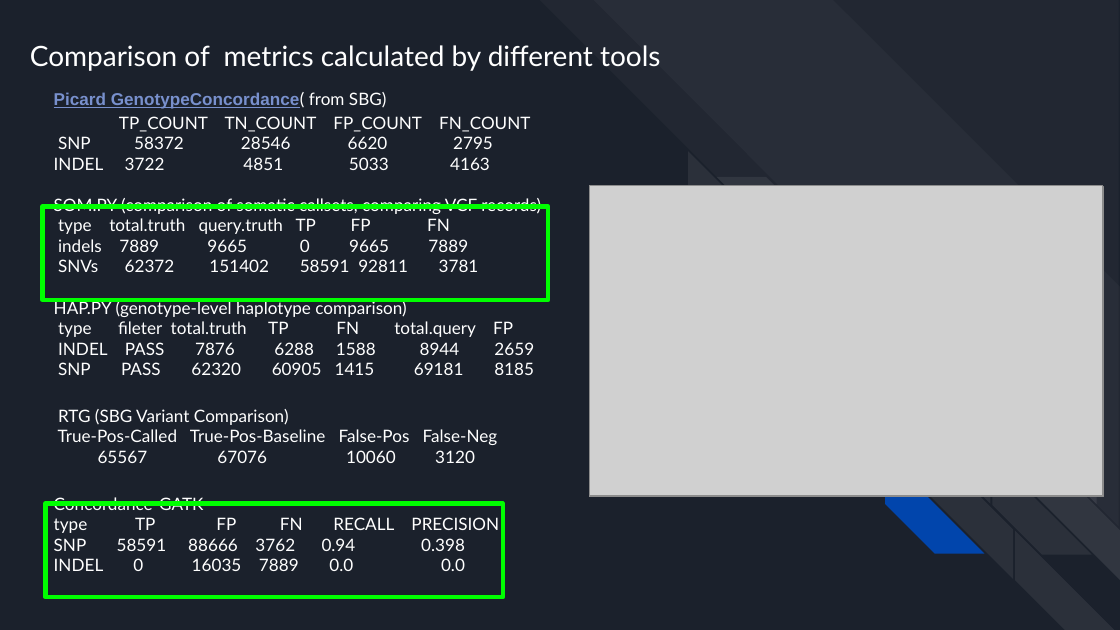
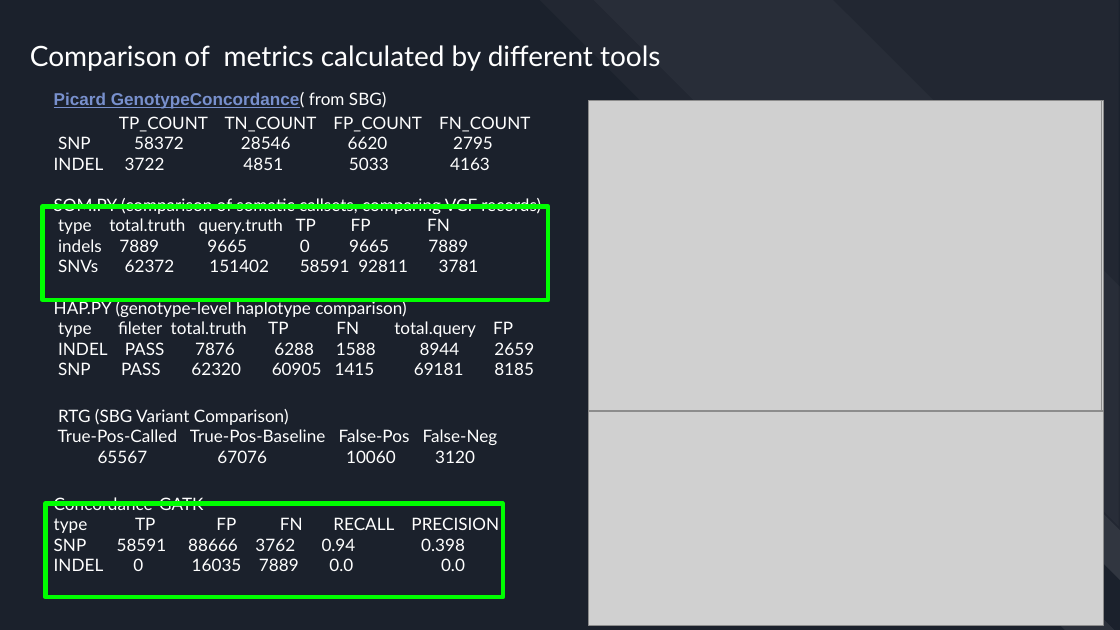
Before and after one commit to github-storage/Genome_Informatics_project, a slide deck: slide 11 of VCF comparasion.pptx. Drawn at 1120x630 pixels with LibreOffice and Linux fonts; fonts in the diff are those of the drawing; grey boxes stand for pictures. Boxes give left, top, right and bottom in pixels: in the first picture for what was removed or moved away, otherwise in the second. Text is boxed around its words. In the diff, an @@ line names an element or a change of style, - is before the commit and + after.

Commit message:
Add files via upload
Update to presentation (changes on slides 11,12)

```diff
--- a/VCF comparasion.pptx
+++ b/VCF comparasion.pptx
@@ picture: place and size @@
-picture at [589, 186, 1102, 496]
+picture at [588, 101, 1101, 411]
@@ picture: place and size @@
-picture at [589, 187, 1103, 497]
+picture at [589, 100, 1103, 410]
@@ diag stripe removed at [717, 177, 815, 276] @@
@@ diag stripe at [762, 328, 860, 427]: mirrored; rotation 270 to 0 degrees @@
@@ diag stripe at [976, 330, 1074, 429]: mirrored; rotation 270 to 0 degrees @@
@@ diag stripe at [864, 379, 962, 477]: mirrored; rotation 0 to 270 degrees @@
@@ picture added at [588, 412, 1103, 626] @@
@@ diag stripe removed at [885, 455, 983, 553] @@
```
Also in this commit, not shown: 1 other slide changed.
